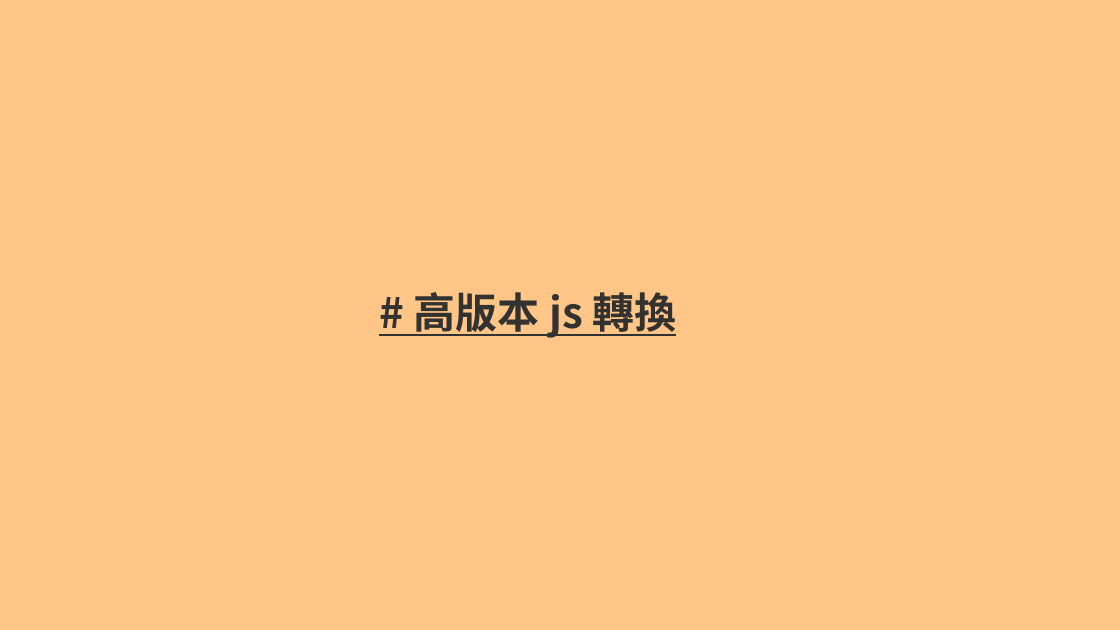
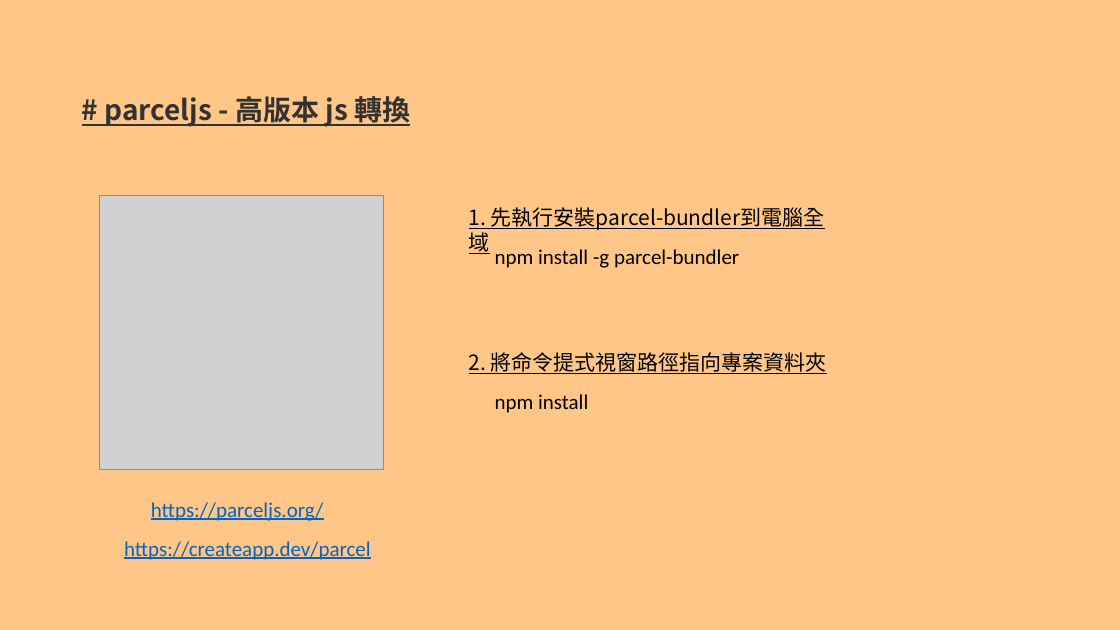
Before and after one commit to a23246542/JS_course_Intermediate_example, a slide deck: slide 49 of 現代 JavaScript 職人之路｜ 中階篇.pptx (slide 44 before the commit). Drawn at 1120x630 pixels with LibreOffice and Linux fonts; fonts in the diff are those of the drawing; grey boxes stand for pictures. Boxes give left, top, right and bottom in pixels: in the first picture for what was removed or moved away, otherwise in the second. Text is boxed around its words. In the diff, an @@ line names an element or a change of style, - is before the commit and + after.

```diff
--- a/現代 JavaScript 職人之路｜ 中階篇.pptx
+++ b/現代 JavaScript 職人之路｜ 中階篇.pptx
@@ text at (x1=105, y1=92, x2=411, y2=128): text changed; size 36 to 24 pt @@
-# 高版本 js 轉換
+# parceljs - 高版本 js 轉換
@@ picture added at (x1=99, y1=196, x2=383, y2=471) @@
@@ text added at (x1=469, y1=207, x2=825, y2=230), 18 pt, text #000000, underline @@
+1. 先執行安裝parcel-bundler到電腦全域
@@ text added at (x1=495, y1=249, x2=739, y2=268), 18 pt, text #000000 @@
+npm install -g parcel-bundler
@@ text added at (x1=469, y1=352, x2=827, y2=374), 18 pt, text #000000, underline @@
+2. 將命令提式視窗路徑指向專案資料夾
@@ text added at (x1=495, y1=394, x2=588, y2=413), 18 pt, text #000000 @@
+npm install
@@ text added at (x1=151, y1=502, x2=324, y2=521), 18 pt, text #0563C1, underline @@
+https://parceljs.org/
@@ text added at (x1=124, y1=541, x2=371, y2=560), 18 pt, text #0563C1, underline @@
+https://createapp.dev/parcel
```
Also in this commit, not shown: 6 other slides changed, 5 slides added.
